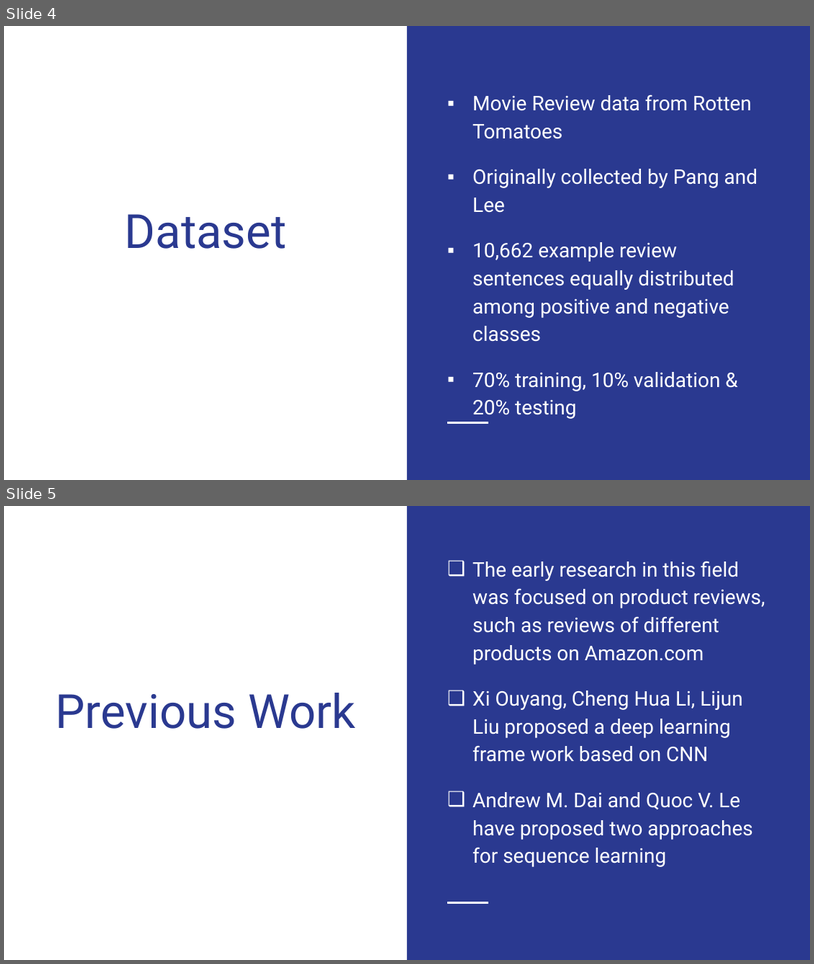
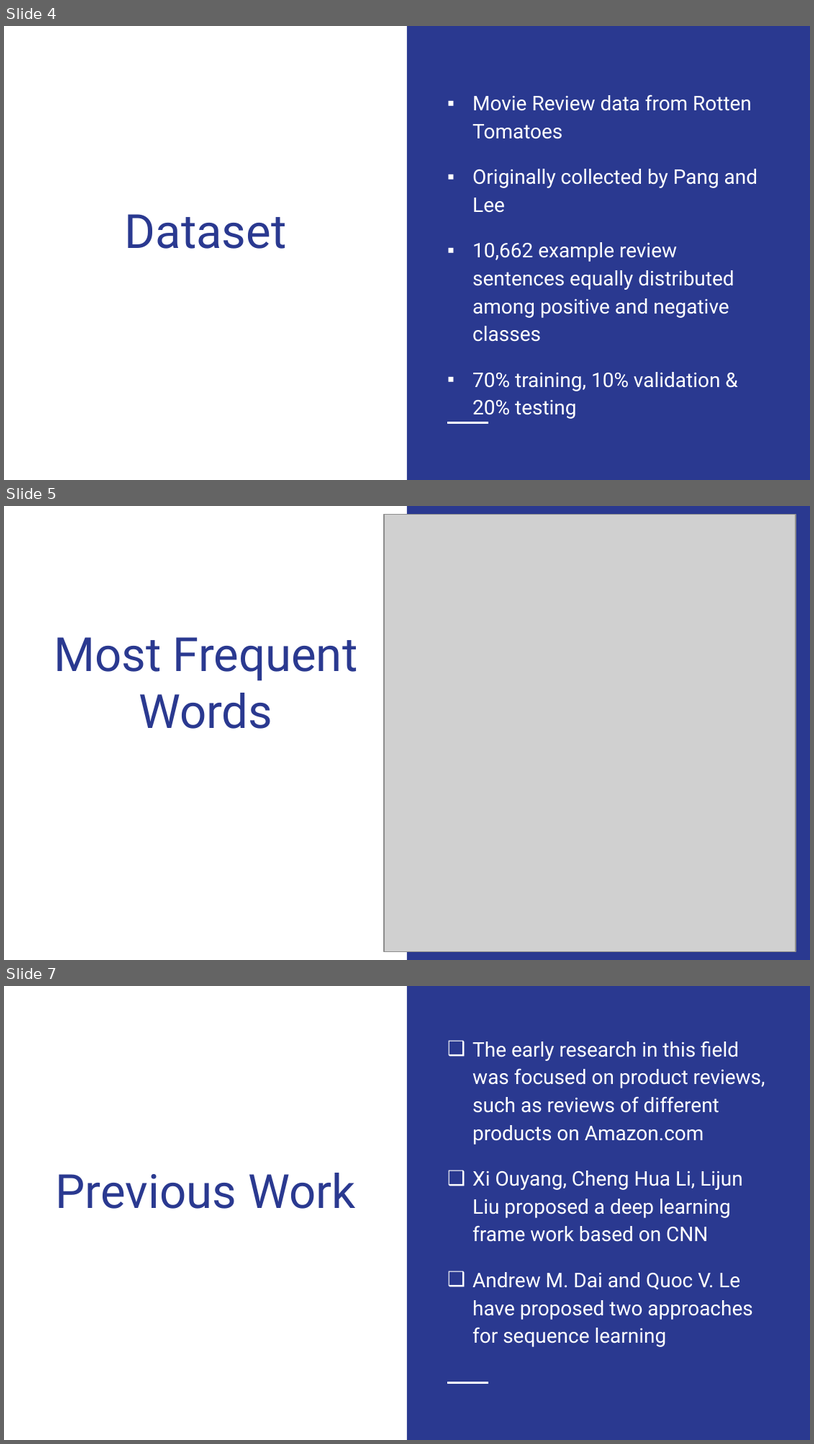
Before and after one commit to Vivekreddyd/Sentiment_Classifier, a slide deck: Presentation.pptx. Shown one above the other, each under a label of ours: slides 4 and 5 before the commit, slides 4, 5 and 7 after it; the slides between them are not shown. The pictures are 814x964 and 814x1444 pixels, drawn with LibreOffice and Linux fonts; fonts in the diff are those of the drawing; grey boxes stand for pictures. Boxes give left, top, right and bottom in pixels: in the first picture for what was removed or moved away, otherwise in the second. Text is boxed around its words. In the diff, an @@ line names an element or a change of style, - is before the commit and + after.

```diff
--- a/Presentation.pptx
+++ b/Presentation.pptx
@@ slide 5 added at (x1=4, y1=506, x2=810, y2=960), background #FFFFFF; not listed: 1 template element that a slide beside it also shows @@
@@ picture added at (x1=384, y1=514, x2=796, y2=951) @@
@@ title added at (x1=54, y1=637, x2=358, y2=728), 42 pt, text #2A3990 @@
+Most Frequent
+Words
@@ what was slide 5 is now slide 7 @@
```
Also in this commit, not shown: 1 other slide added.
